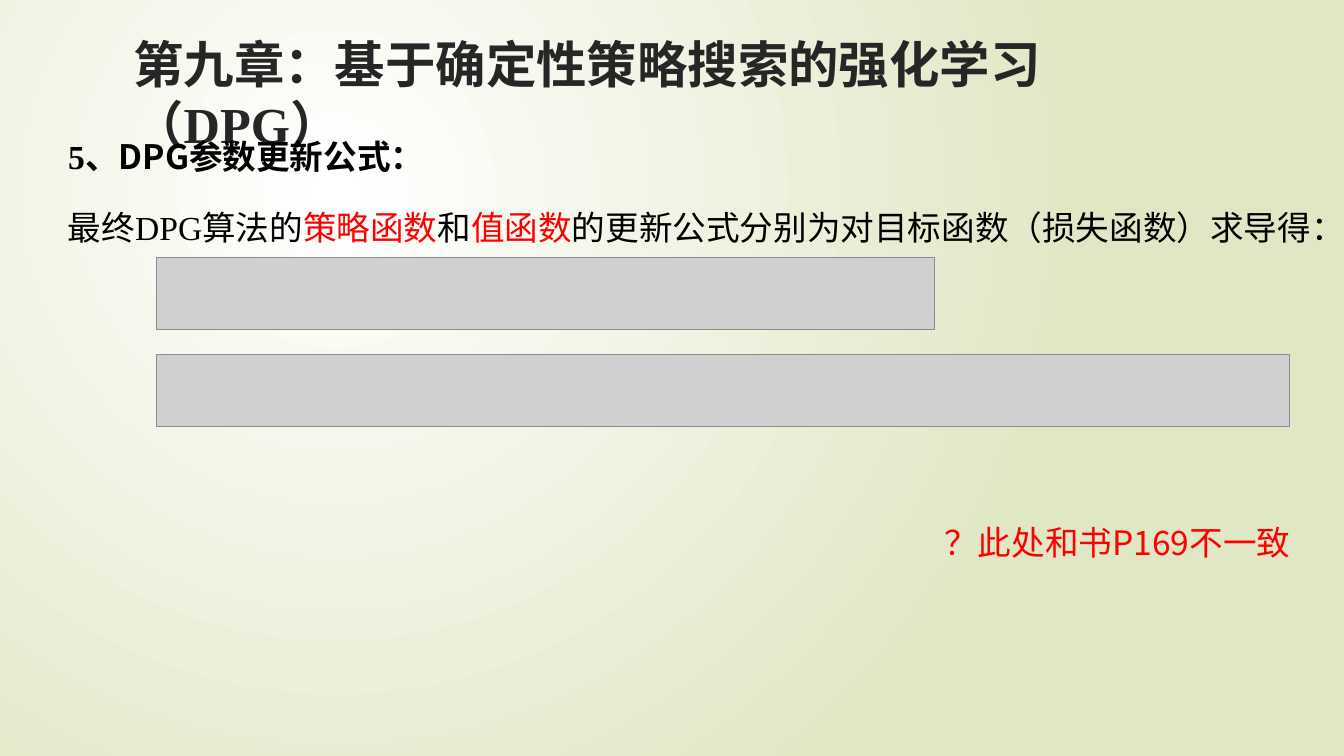
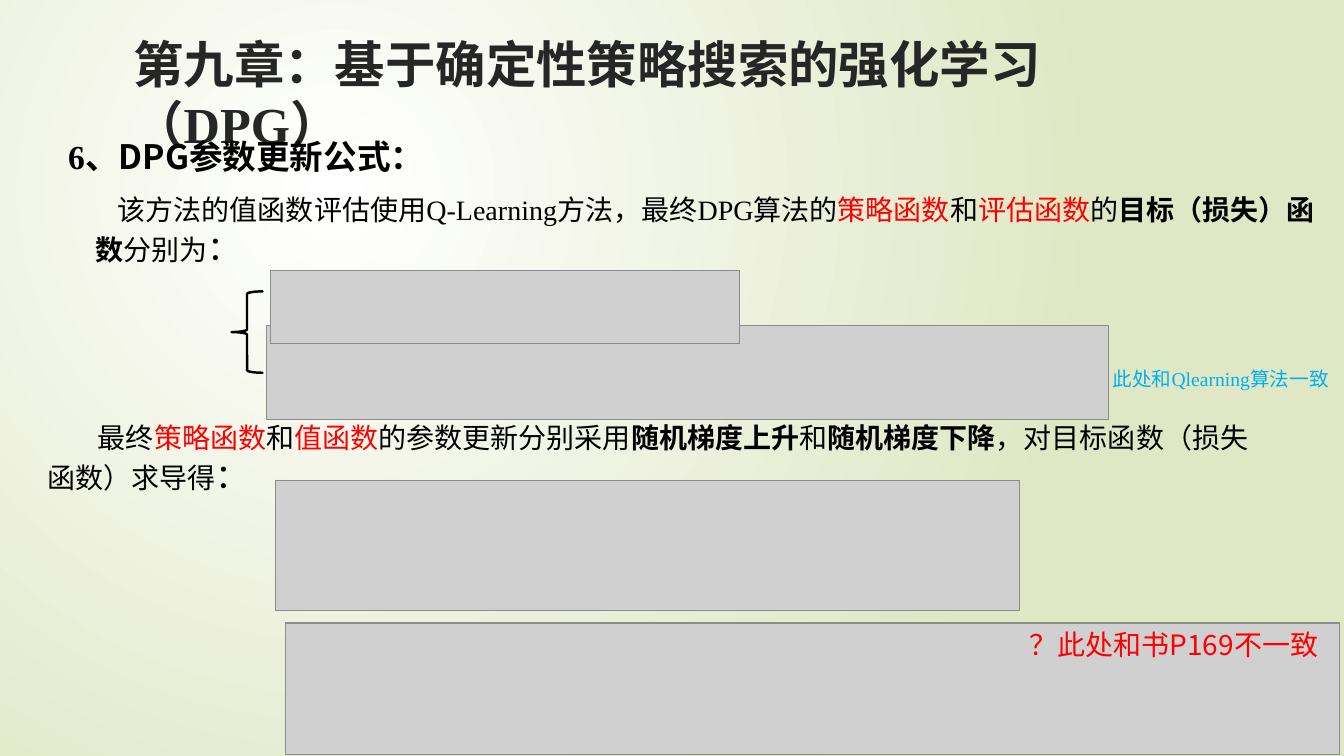
Before and after one commit to zgqzhangguoqi/RL-Flies, a slide deck: slide 54 of 强化学习PPT/强化学习原理入门(4~9章).pptx (slide 53 before the commit). Drawn at 1344x756 pixels with LibreOffice and Linux fonts; fonts in the diff are those of the drawing; grey boxes stand for pictures. Boxes give left, top, right and bottom in pixels: in the first picture for what was removed or moved away, otherwise in the second. Text is boxed around its words. In the diff, an @@ line names an element or a change of style, - is before the commit and + after.

Commit message:
2019.9.4-21:42

```diff
--- a/强化学习PPT/强化学习原理入门(4~9章).pptx
+++ b/强化学习PPT/强化学习原理入门(4~9章).pptx
@@ text at bbox=[68, 143, 424, 172]: text changed @@
-5、DPG参数更新公式：
+6、DPG参数更新公式：
@@ text added at bbox=[95, 192, 1315, 263], 20 pt, text #000000 @@
+该方法的值函数评估使用Q-Learning方法，最终DPG算法的策略函数和评估函数的目标（损失）函数分别为：
@@ picture removed at bbox=[156, 258, 935, 330] @@
@@ left brace added at bbox=[232, 291, 263, 373], outline #000000 1.75 pt @@
@@ picture added at bbox=[270, 270, 740, 343] @@
@@ picture: place and size @@
-picture at bbox=[156, 355, 1290, 426]
+picture at bbox=[266, 326, 1109, 420]
@@ text added at bbox=[1113, 369, 1329, 391], 14 pt, text #00B0F0 @@
+此处和Qlearning算法一致
@@ text at bbox=[48, 424, 1248, 491]: text changed; size 24 to 20 pt @@
-最终DPG算法的策略函数和值函数的更新公式分别为对目标函数（损失函数）求导得：
+最终策略函数和值函数的参数更新分别采用随机梯度上升和随机梯度下降，对目标函数（损失
+函数）求导得：
@@ picture added at bbox=[276, 481, 1020, 611] @@
@@ picture added at bbox=[285, 623, 1340, 755] @@
@@ text "？此处和书P169不一致": place and size @@
-text "？此处和书P169不一致" at bbox=[944, 526, 1290, 558]
+text "？此处和书P169不一致" at bbox=[1029, 631, 1318, 658]
@@ text "？此处和书P169不一致" at bbox=[1029, 631, 1318, 658]: size 24 to 20 pt @@
```
Also in this commit, not shown: 6 other slides changed, 4 slides added, 1 slide removed.
